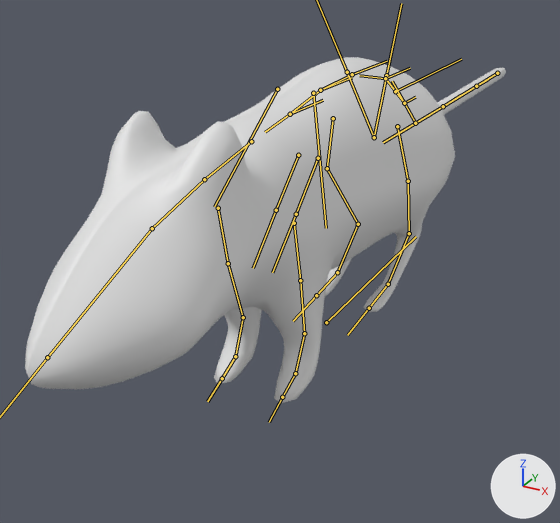
Renders of the FBX model RatFrenzy/Assets/Models/Character/rat.fbx from each side of a commit.
The view is the same before and after, from a camera (50 mm lens) standing at (1.06, -2.28, 1.34) and looking at (-0.26, 0.13, 0.14). Lighting does not change. The marker at lower right points along +X, +Y and +Z. The bones that bend it are drawn over the model as lines.

Objects in the first picture: 'Rat'.
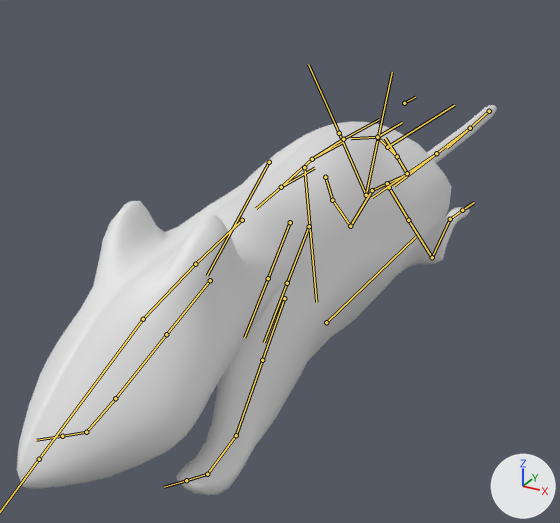
The newer file adds an action. The first version stands in its rest pose; the second is drawn at frame 1 of the action 'rig|Slide'.

Diff of the bpy script that builds the scene:
```diff
--- a/RatFrenzy/Assets/Models/Character/rat.fbx.py
+++ b/RatFrenzy/Assets/Models/Character/rat.fbx.py
@@ bone_org_spine_004 @@
 bone_org_spine_004 = bpy.data.objects['rig'].pose.bones['ORG-spine.004']  # child of 'root'
-bone_org_spine_004.location = (0.0, 0.0, 0.0)
+bone_org_spine_004.location = (0.005, -0.051, 0.209)
@@ bone_org_front_thigh_l @@
 bone_org_front_thigh_l = bpy.data.objects['rig'].pose.bones['ORG-front_thigh.L']  # child of 'ORG-shoulder.L'
-bone_org_front_thigh_l.rotation_quaternion = (1.0, 0.0, 0.0, 0.0)  # degrees (0, 0, 0)
-bone_org_front_thigh_l.scale = (1.0, 1.0, 1.0)
+bone_org_front_thigh_l.rotation_quaternion = (0.788, -0.455, -0.009, 0.415)  # degrees (-51, 21, 45)
+bone_org_front_thigh_l.scale = (1.05, 1.05, 1.05)
@@ bone_org_front_shin_l @@
 bone_org_front_shin_l = bpy.data.objects['rig'].pose.bones['ORG-front_shin.L']  # child of 'ORG-front_thigh.L'
-bone_org_front_shin_l.rotation_quaternion = (1.0, 0.0, 0.0, 0.0)  # degrees (0, 0, 0)
+bone_org_front_shin_l.rotation_quaternion = (0.999, -0.04, 0.0, 0.0)  # degrees (-5, 0, 0)
@@ bone_org_front_foot_l @@
 bone_org_front_foot_l = bpy.data.objects['rig'].pose.bones['ORG-front_foot.L']  # child of 'ORG-front_shin.L'
-bone_org_front_foot_l.rotation_quaternion = (1.0, 0.0, 0.0, 0.0)  # degrees (0, 0, 0)
-bone_org_front_foot_l.scale = (1.0, 1.0, 1.0)
+bone_org_front_foot_l.rotation_quaternion = (0.964, 0.219, -0.103, -0.111)  # degrees (27, -9, -15)
+bone_org_front_foot_l.scale = (0.96, 0.96, 0.96)
@@ bone_org_front_thigh_r @@
 bone_org_front_thigh_r = bpy.data.objects['rig'].pose.bones['ORG-front_thigh.R']  # child of 'ORG-shoulder.R'
-bone_org_front_thigh_r.rotation_quaternion = (1.0, 0.0, 0.0, 0.0)  # degrees (0, 0, 0)
-bone_org_front_thigh_r.scale = (1.0, 1.0, 1.0)
+bone_org_front_thigh_r.rotation_quaternion = (0.808, -0.437, 0.008, -0.396)  # degrees (-49, -19, -43)
+bone_org_front_thigh_r.scale = (1.05, 1.05, 1.05)
@@ bone_org_front_shin_r @@
 bone_org_front_shin_r = bpy.data.objects['rig'].pose.bones['ORG-front_shin.R']  # child of 'ORG-front_thigh.R'
-bone_org_front_shin_r.rotation_quaternion = (1.0, 0.0, 0.0, 0.0)  # degrees (0, 0, 0)
+bone_org_front_shin_r.rotation_quaternion = (0.999, -0.04, 0.0, 0.0)  # degrees (-5, 0, 0)
@@ bone_org_front_foot_r @@
 bone_org_front_foot_r = bpy.data.objects['rig'].pose.bones['ORG-front_foot.R']  # child of 'ORG-front_shin.R'
-bone_org_front_foot_r.rotation_quaternion = (1.0, 0.0, 0.0, 0.0)  # degrees (0, 0, 0)
-bone_org_front_foot_r.scale = (1.0, 1.0, 1.0)
+bone_org_front_foot_r.rotation_quaternion = (0.971, 0.196, 0.102, 0.089)  # degrees (24, 9, 12)
+bone_org_front_foot_r.scale = (0.96, 0.96, 0.96)
@@ bone_org_thigh_l @@
 bone_org_thigh_l = bpy.data.objects['rig'].pose.bones['ORG-thigh.L']  # child of 'ORG-spine.005'
-bone_org_thigh_l.rotation_quaternion = (1.0, 0.0, 0.0, 0.0)  # degrees (0, 0, 0)
-bone_org_thigh_l.scale = (1.0, 1.0, 1.0)
+bone_org_thigh_l.rotation_quaternion = (0.968, 0.204, 0.031, -0.142)  # degrees (23, 7, -15)
+bone_org_thigh_l.scale = (1.02, 1.02, 1.02)
@@ bone_org_shin_l @@
 bone_org_shin_l = bpy.data.objects['rig'].pose.bones['ORG-shin.L']  # child of 'ORG-thigh.L'
-bone_org_shin_l.rotation_quaternion = (1.0, 0.0, 0.0, 0.0)  # degrees (0, 0, 0)
-bone_org_shin_l.scale = (1.0, 1.0, 1.0)
+bone_org_shin_l.rotation_quaternion = (0.98, -0.2, 0.0, 0.0)  # degrees (-23, 0, 0)
+bone_org_shin_l.scale = (0.99, 0.99, 0.99)
@@ bone_org_foot_l @@
 bone_org_foot_l = bpy.data.objects['rig'].pose.bones['ORG-foot.L']  # child of 'ORG-shin.L'
-bone_org_foot_l.rotation_quaternion = (1.0, 0.0, 0.0, 0.0)  # degrees (0, 0, 0)
-bone_org_foot_l.scale = (1.0, 1.0, 1.0)
+bone_org_foot_l.rotation_quaternion = (0.202, 0.978, -0.018, -0.047)  # degrees (157, 5, -3)
+bone_org_foot_l.scale = (0.99, 0.99, 0.99)
@@ bone_org_thigh_r @@
 bone_org_thigh_r = bpy.data.objects['rig'].pose.bones['ORG-thigh.R']  # child of 'ORG-spine.005'
-bone_org_thigh_r.rotation_quaternion = (1.0, 0.0, 0.0, 0.0)  # degrees (0, 0, 0)
-bone_org_thigh_r.scale = (1.0, 1.0, 1.0)
+bone_org_thigh_r.rotation_quaternion = (0.952, 0.234, -0.041, 0.194)  # degrees (26, -10, 21)
+bone_org_thigh_r.scale = (1.02, 1.02, 1.02)
@@ bone_org_shin_r @@
 bone_org_shin_r = bpy.data.objects['rig'].pose.bones['ORG-shin.R']  # child of 'ORG-thigh.R'
-bone_org_shin_r.rotation_quaternion = (1.0, 0.0, 0.0, 0.0)  # degrees (0, 0, 0)
-bone_org_shin_r.scale = (1.0, 1.0, 1.0)
+bone_org_shin_r.rotation_quaternion = (0.98, -0.199, 0.0, 0.0)  # degrees (-23, 0, 0)
+bone_org_shin_r.scale = (0.99, 0.99, 0.99)
@@ bone_org_foot_r @@
 bone_org_foot_r = bpy.data.objects['rig'].pose.bones['ORG-foot.R']  # child of 'ORG-shin.R'
-bone_org_foot_r.rotation_quaternion = (1.0, 0.0, 0.0, 0.0)  # degrees (0, 0, 0)
-bone_org_foot_r.scale = (1.0, 1.0, 1.0)
+bone_org_foot_r.rotation_quaternion = (0.261, 0.965, 0.022, 0.025)  # degrees (150, -2, 3)
+bone_org_foot_r.scale = (0.99, 0.99, 0.99)
@@ bone_torso @@
 bone_torso = bpy.data.objects['rig'].pose.bones['torso']  # child of 'MCH-torso.parent'
-bone_torso.location = (0.0, 0.0, 0.0)
+bone_torso.location = (0.005, -0.063, -0.205)
@@ bone_spine_003 @@
 bone_spine_003 = bpy.data.objects['rig'].pose.bones['spine.003']  # child of 'MCH-ROT-tail'
-bone_spine_003.rotation_quaternion = (1.0, 0.0, 0.0, 0.0)  # degrees (0, 0, 0)
+bone_spine_003.rotation_quaternion = (0.998, -0.001, 0.063, 0.014)  # degrees (0, 7, 2)
@@ bone_spine_002 @@
 bone_spine_002 = bpy.data.objects['rig'].pose.bones['spine.002']  # child of 'spine.003'
-bone_spine_002.rotation_quaternion = (1.0, 0.0, 0.0, 0.0)  # degrees (0, 0, 0)
+bone_spine_002.rotation_quaternion = (1.0, 0.0, 0.005, 0.014)  # degrees (0, 1, 2)
@@ bone_spine_001 @@
 bone_spine_001 = bpy.data.objects['rig'].pose.bones['spine.001']  # child of 'spine.002'
-bone_spine_001.rotation_quaternion = (1.0, 0.0, 0.0, 0.0)  # degrees (0, 0, 0)
+bone_spine_001.rotation_quaternion = (1.0, 0.0, -0.002, 0.014)  # degrees (0, 0, 2)
```

Pixel boxes (x1, y1, x2, y2) of what changed, in the pictures (560 x 523 px):
'Rat', posed (13% taller)
    before: (25, 57, 506, 403)
    after: (17, 105, 497, 495)
bone 'ORG-spine.004', root to tip
    before: (404, 103) to (385, 78)
    after: (397, 156) to (377, 137)
bone 'ORG-front_thigh.L', root to tip
    before: (294, 223) to (300, 280)
    after: (284, 298) to (262, 360)
bone 'ORG-front_shin.L', root to tip
    before: (300, 280) to (304, 333)
    after: (262, 360) to (236, 435)
bone 'ORG-front_foot.L', root to tip
    before: (304, 333) to (295, 373)
    after: (236, 435) to (207, 474)
bone 'ORG-front_thigh.R', root to tip
    before: (218, 208) to (228, 263)
    after: (210, 280) to (166, 334)
bone 'ORG-front_shin.R', root to tip
    before: (228, 263) to (243, 317)
    after: (166, 334) to (115, 398)
bone 'ORG-front_foot.R', root to tip
    before: (243, 317) to (235, 356)
    after: (115, 398) to (86, 432)
bone 'ORG-thigh.L', root to tip
    before: (397, 126) to (408, 181)
    after: (389, 187) to (408, 220)
bone 'ORG-shin.L', root to tip
    before: (408, 181) to (409, 233)
    after: (408, 220) to (432, 257)
bone 'ORG-foot.L', root to tip
    before: (409, 233) to (388, 284)
    after: (432, 257) to (450, 219)
bone 'ORG-thigh.R', root to tip
    before: (333, 118) to (327, 168)
    after: (325, 177) to (332, 200)
bone 'ORG-shin.R', root to tip
    before: (327, 168) to (358, 224)
    after: (332, 200) to (350, 226)
bone 'ORG-foot.R', root to tip
    before: (358, 224) to (337, 272)
    after: (350, 226) to (372, 190)
bone 'torso', root to tip
    before: (395, 91) to (461, 59)
    after: (387, 147) to (454, 105)
bone 'spine.003', root to tip
    before: (404, 103) to (415, 123)
    after: (397, 156) to (407, 173)
bone 'spine.002', root to tip
    before: (415, 123) to (430, 114)
    after: (407, 173) to (422, 163)
bone 'spine.001', root to tip
    before: (443, 106) to (460, 95)
    after: (436, 153) to (454, 140)
